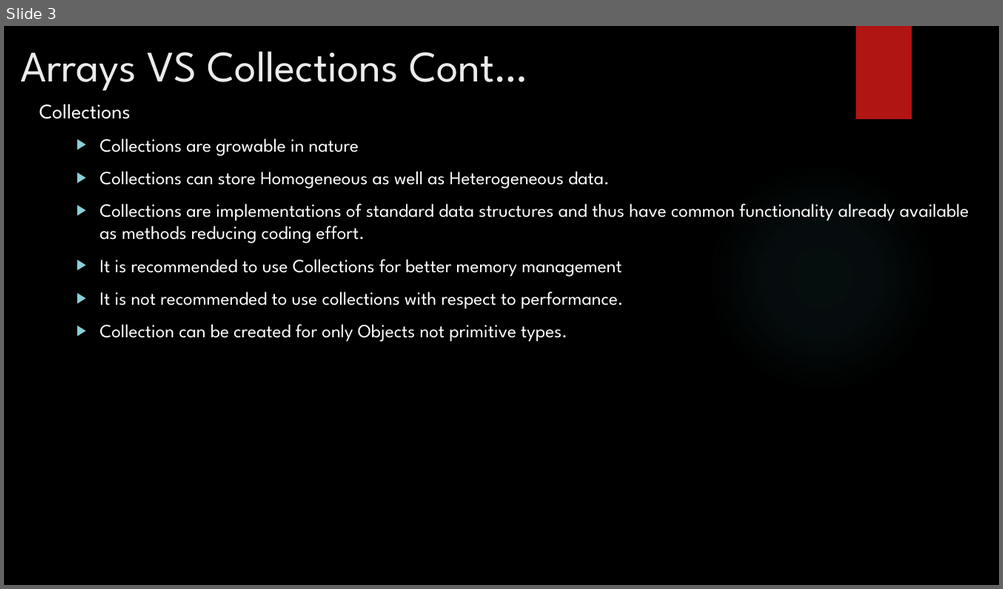
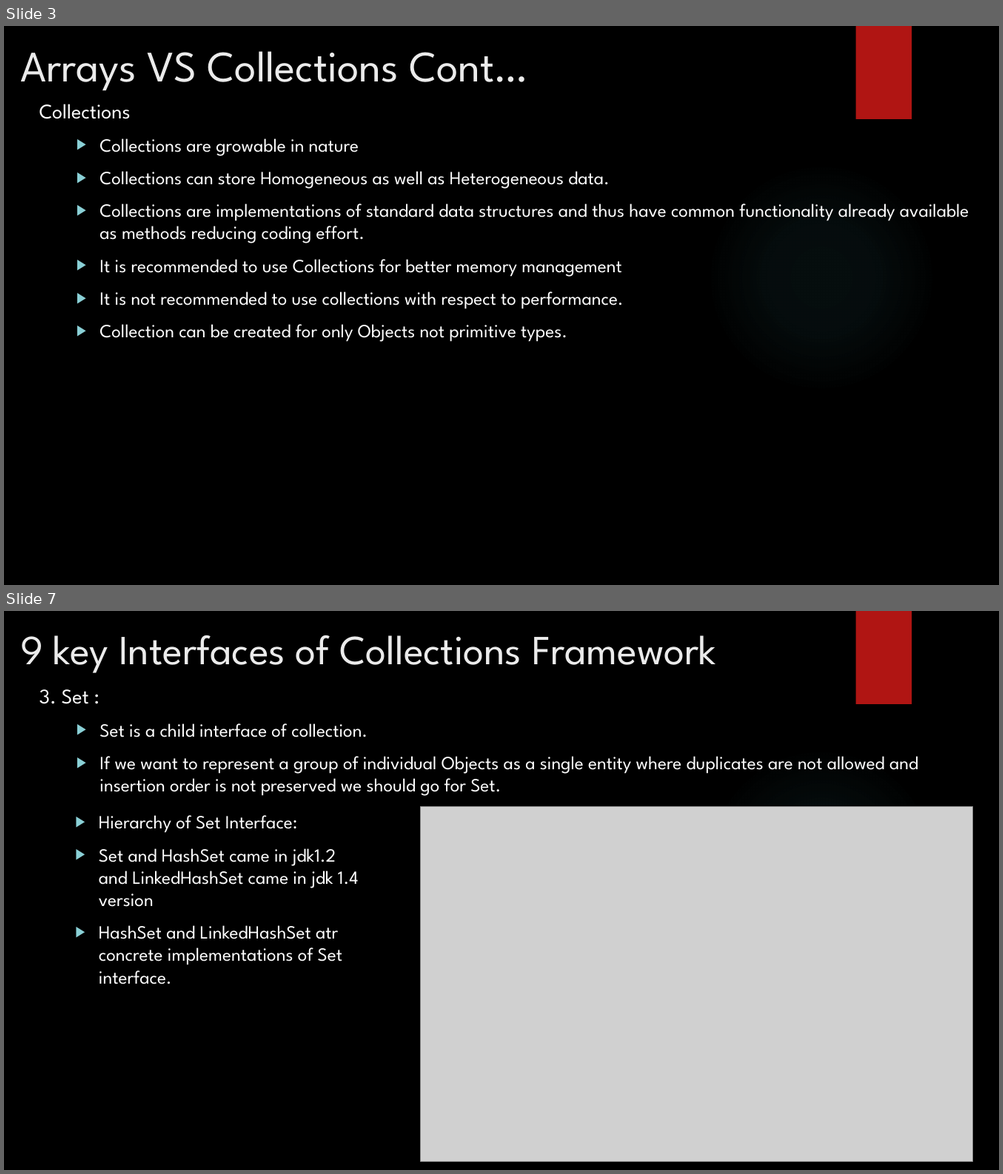
Before and after one commit to rudhrainfogain/java-collections, a slide deck: src/main/resources/JavaCollections.pptx. Shown one above the other, each under a label of ours: slide 3 before the commit, slides 3 and 7 after it; the slides between them are not shown. The pictures are 1003x589 and 1003x1174 pixels, drawn with LibreOffice and Linux fonts; fonts in the diff are those of the drawing; grey boxes stand for pictures; background and template pictures are left out. Boxes give left, top, right and bottom in pixels: in the first picture for what was removed or moved away, otherwise in the second. Text is boxed around its words. In the diff, an @@ line names an element or a change of style, - is before the commit and + after.

Commit message:
Detailed overview ofCollections framework

```diff
--- a/src/main/resources/JavaCollections.pptx
+++ b/src/main/resources/JavaCollections.pptx
@@ slide 7 added at (4, 611, 999, 1170), background picture (left out); not listed: 2 template elements that a slide beside it also shows @@
@@ title added at (20, 635, 716, 673), 40 pt, text #EBEBEB @@
+9 key Interfaces of Collections Framework
@@ text added at (40, 689, 918, 796), 18 pt, text #FFFFFF @@
+3. Set :
+  ▶ Set is a child interface of collection.
+  ▶ If we want to represent a group of individual Objects as a single entity where duplicates are not allowed and insertion order is not preserved we should go for Set.
@@ picture added at (421, 807, 973, 1162) @@
@@ text added at (99, 815, 358, 985), 18 pt, text #FFFFFF @@
+  ▶ Hierarchy of Set Interface:
+  ▶ Set and HashSet came in jdk1.2 and LinkedHashSet came in jdk 1.4 version
+  ▶ HashSet and LinkedHashSet atr concrete implementations of Set interface.
```
Also in this commit, not shown: 16 other slides added.
